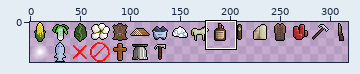
Two versions of one sprite sheet, tiles/commodities20.png. The first picture is a wide view before the edit; the outline marks the close-up.
Close-up. The starting point:
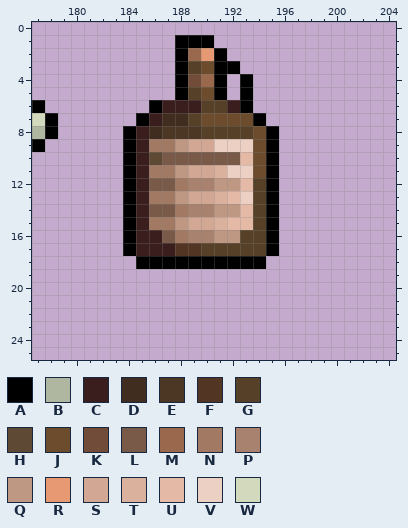
The file is 320x40 pixels. Pixels under 10% opacity are left out. Colours within 5 levels of each other are drawn and written as one. Shown: x 177..204, y 0..25. The wide view leaves out empty margins.
Palette (. is transparent): A #000000  B #afb7a0  C #391e1d  D #412c20  E #4c3624  F #533524  G #574028  H #5d4934  J #6c4c2c  K #714d39  L #795a49  M #99684d  N #a27a64  P #a8826e  Q #bf9884  R #e69973  S #d2a894  T #dab19d  U #e4baa6  V #ecd0c3  W #d3d9bd
Pixels before, first column x 177:
 1 ...........AAA.....
 2 ...........AMRA....
 3 ...........AGJAA...
 4 ...........AKMA.A..
 5 ...........AGJA.A..
 6 A........ACCCGGCA..
 7 WA......ACDDGJJJJA.
 8 BA.....ACDEEEGGGGJA
 9 A......ACNNQSSVVVJA
10 .......ACHLLLLLLUJA
11 .......ACNNQSSTVVJA
12 .......ACLLNPPQQUGA
13 .......ACNNQSSTUVGA
14 .......ACLLNPPQQUGA
15 .......ACNNQSSTUUGA
16 .......ACCLNPPQQGGA
17 .......ACCCFFGGGGGA
18 ........AAAAAAAAAA.
The same view after the edit:
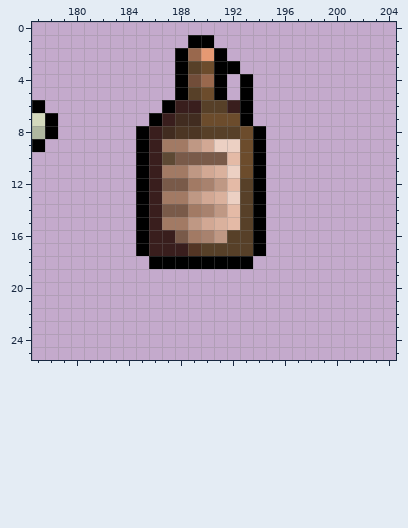
Commit: Update rum20 icon.
The edit:
Changed rows in their new state; - is an unchanged pixel.
first column x 188:
 1 .
first column x 184:
 6 --.A--------
 7 -.AC-D---A.-
 8 .ACD-----JA.
 9 .AC-NQ---JA.
10 .ACH----UJA.
11 .AC-NQ---JA.
12 .AC-LN--UGA.
13 .AC-NQ--VGA.
14 .AC-LN--UGA.
15 .AC-NQ---GA.
16 .A-CLN--G-A.
17 .A--C-----A.
18 -.--------.-
Boxes around the changes in both close-ups, in picture pixels (x1, y1, x2, y2):
erased: (175, 35, 188, 48)
changed: (123, 100, 279, 269)
